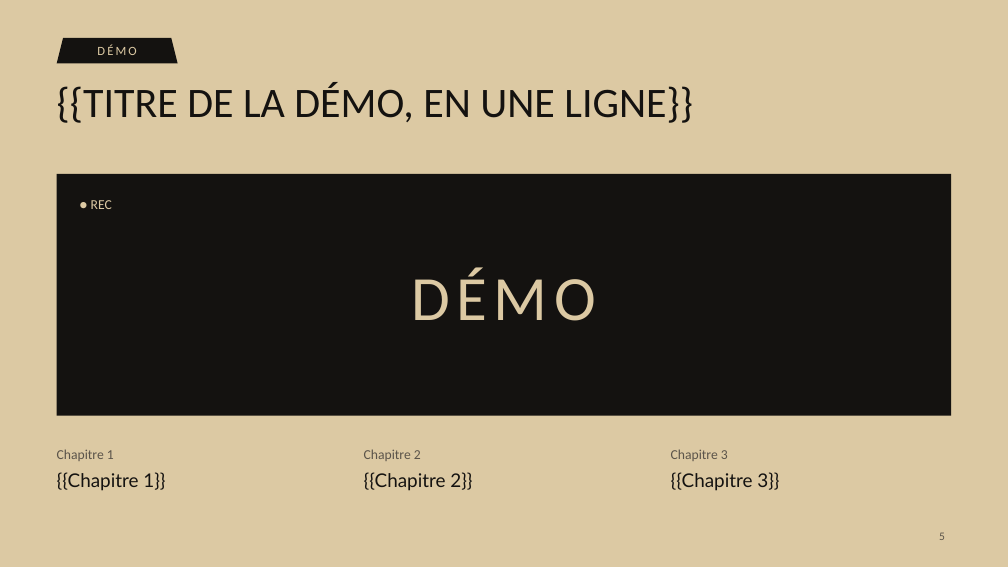
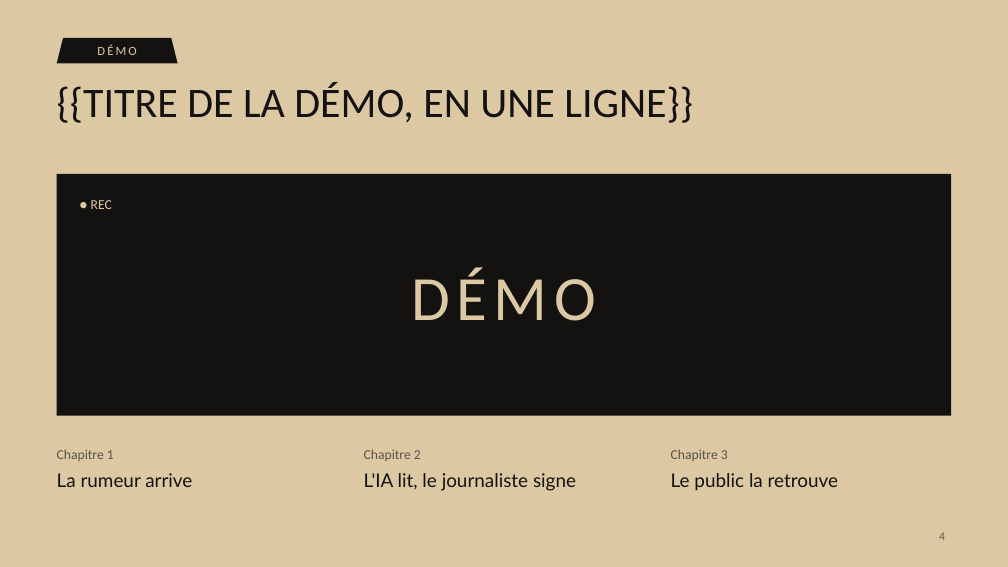
Before and after one commit to 0nlyDevs/checky-platform, a slide deck: slide 4 of docs/pitch/deck/fanilo-pitch.pptx (slide 5 before the commit). Drawn at 1008x567 pixels with LibreOffice and Linux fonts; fonts in the diff are those of the drawing. Boxes give left, top, right and bottom in pixels: in the first picture for what was removed or moved away, otherwise in the second. Text is boxed around its words. In the diff, an @@ line names an element or a change of style, - is before the commit and + after.

```diff
--- a/docs/pitch/deck/fanilo-pitch.pptx
+++ b/docs/pitch/deck/fanilo-pitch.pptx
@@ text at <box>57,473,192,487</box>: text changed @@
-{{Chapitre 1}}
+La rumeur arrive
@@ text at <box>364,473,576,491</box>: text changed @@
-{{Chapitre 2}}
+L'IA lit, le journaliste signe
@@ text at <box>671,473,838,491</box>: text changed @@
-{{Chapitre 3}}
+Le public la retrouve
@@ page number at <box>939,533,945,540</box>: text changed @@
-5
+4
```
Also in this commit, not shown: 1 slide added, 2 slides removed, 37 other files.
